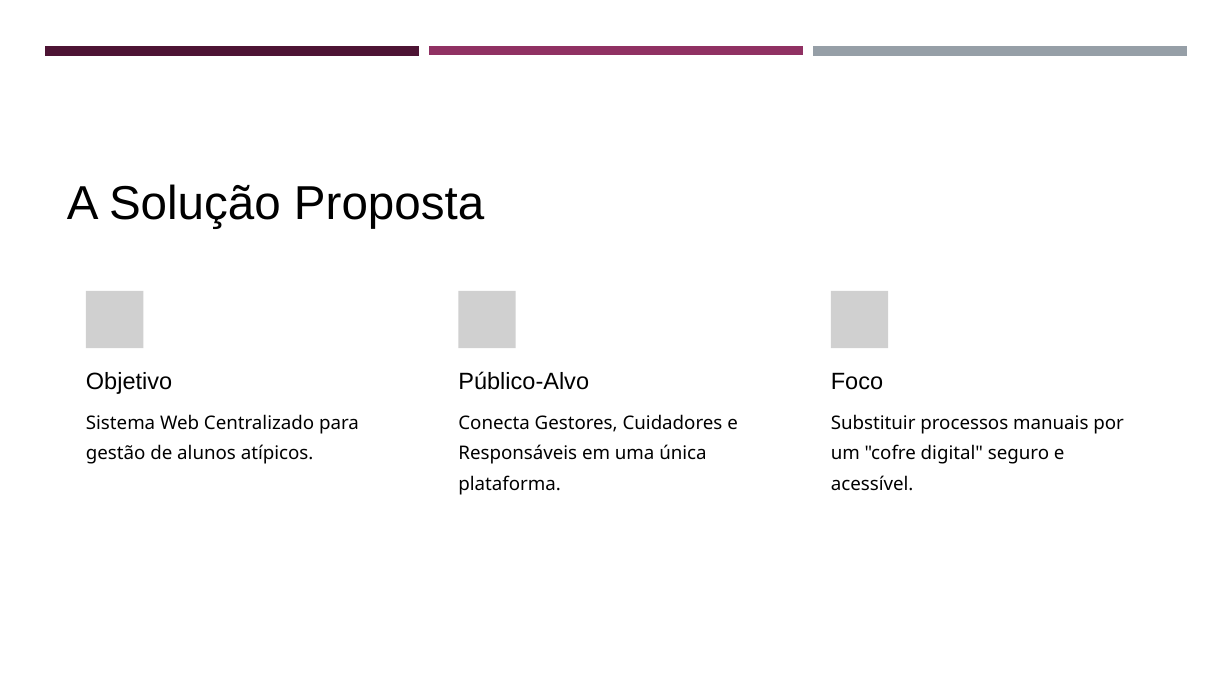
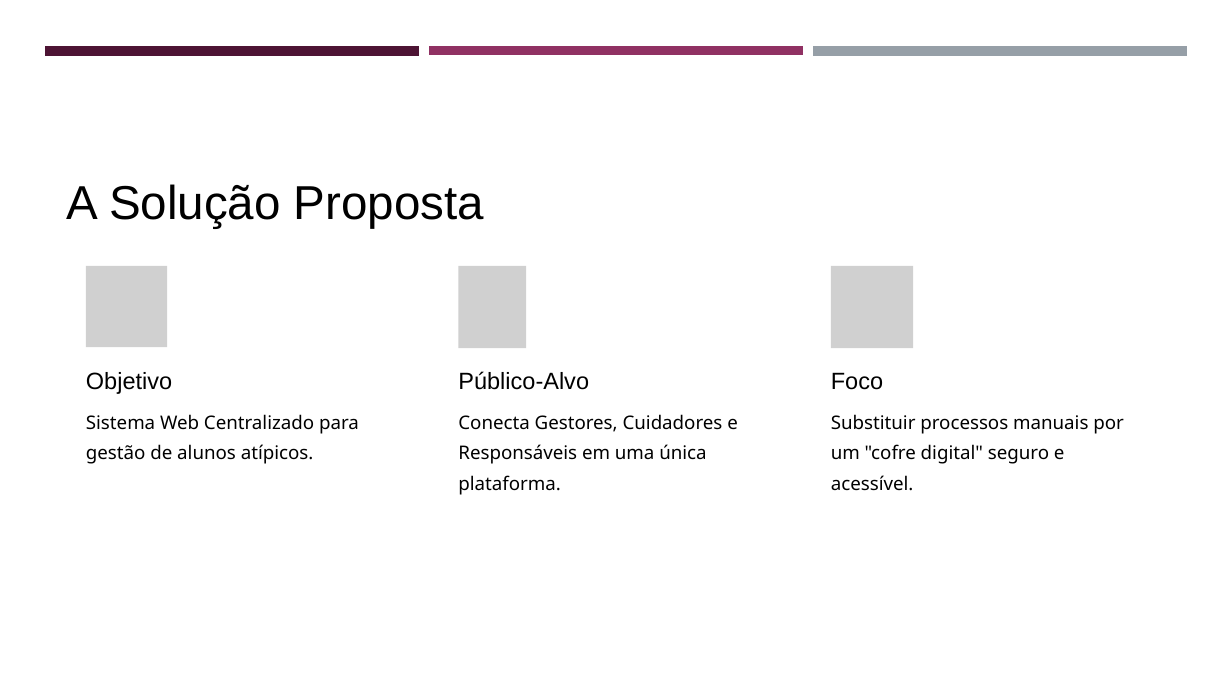
Before and after one commit to z12guilherme/gestao_atipicos, a slide deck: slide 6 of tcc/TCC - Slides.pptx. Drawn at 1232x693 pixels with LibreOffice and Linux fonts; fonts in the diff are those of the drawing; grey boxes stand for pictures. Boxes give left, top, right and bottom in pixels: in the first picture for what was removed or moved away, otherwise in the second. Text is boxed around its words. In the diff, an @@ line names an element or a change of style, - is before the commit and + after.

```diff
--- a/tcc/TCC - Slides.pptx
+++ b/tcc/TCC - Slides.pptx
@@ picture added at (86,266,168,347) @@
@@ picture: place and size @@
-picture at (458,291,516,348)
+picture at (458,266,526,348)
@@ picture added at (831,266,913,348) @@
@@ picture removed at (86,291,144,348) @@
@@ picture removed at (831,291,888,348) @@
```
Also in this commit, not shown: 8 other slides changed, 1 slide added.
